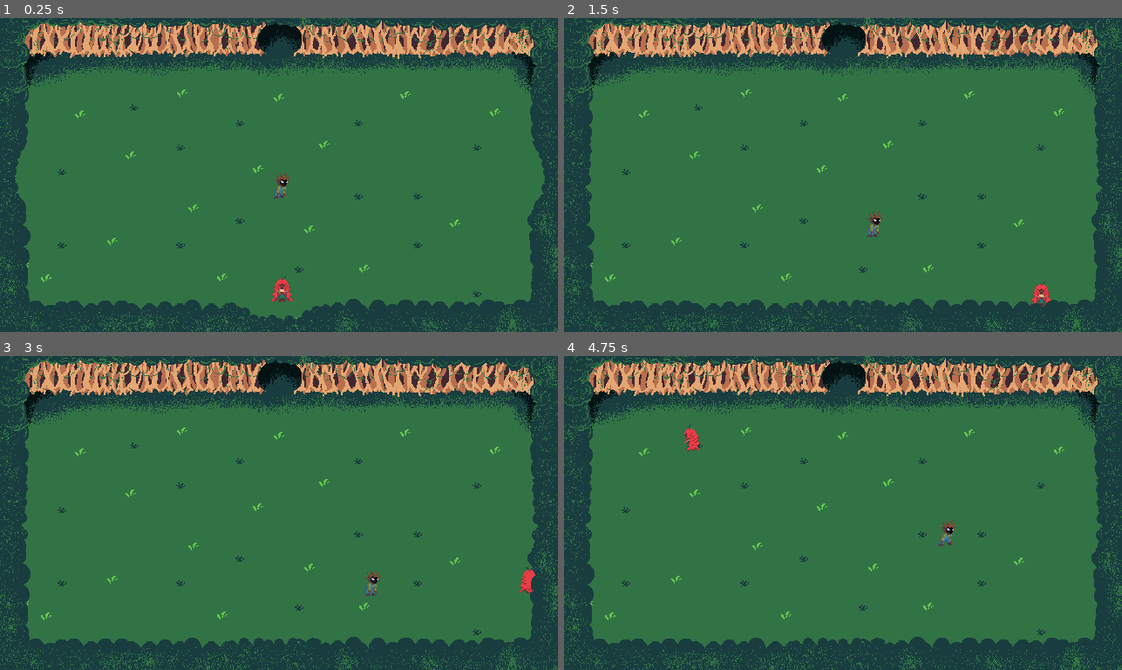
Above: before the commit, frames 1-4 (two rows, left to right).
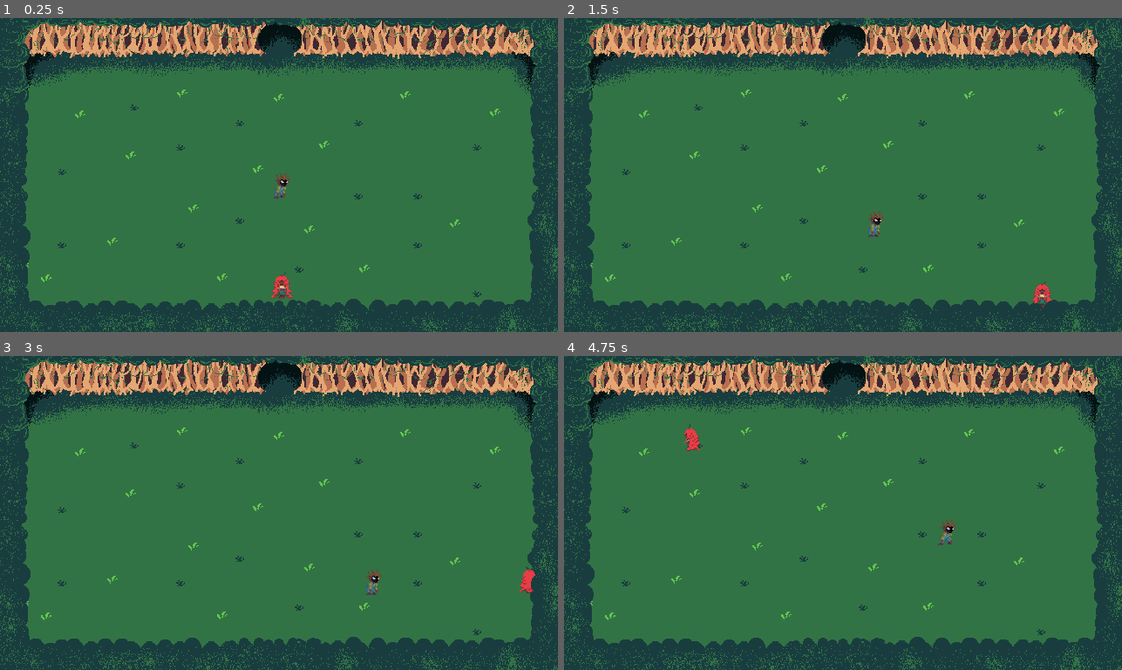
Above: after the commit, the same moments.

Repository: SamuelMTL/AmazonProject
Game: Godot game, scene res://scenes/Dungeons/dungeon.tscn
Same seed, same stepped clock (60 frames per second), same inputs: the game is played once before the commit and once after it. This scene is started directly instead of the project's main scene. Sound files missing from this copy of the repository are replaced by a short silence.
Inputs (mouse positions are in pixels of both pictures, inside the frame that each line leads up to):
- Up to frame 1 (0.25 s): no input
- Up to frame 2 (1.5 s): move the mouse to (965, 159) at 0.52 s; hold Right (ui_right) 0.53-1.28 s; tap R (BoitataPower) at 0.6 s; move the mouse to (731, 190) at 1.27 s; hold Down (ui_down) from 1.28 s (still down); tap Q (CurupiraPower) at 1.35 s
- Up to frame 3 (3 s): move the mouse to (334, 443) at 2.02 s; release Down (ui_down) at 2.03 s; hold Right (ui_right) 2.03-2.78 s; tap H (Habilidades) at 2.1 s; move the mouse to (251, 575) at 2.77 s; hold Up (ui_up) from 2.78 s (still down); tap E (IaraPower) at 2.85 s
- Up to frame 4 (4.75 s): move the mouse to (1010, 560) at 3.52 s; release Up (ui_up) at 3.53 s; hold Left (ui_left) from 3.53 s (still down); click (1010, 560) at 3.6 s; move the mouse to (675, 465) at 4.27 s; tap Space (dash) at 4.35 s

The runs differ from the first frame. In frame 1, 1.2% of the frame differs, in the area x 1-99%, y 1-99%; in frame 2, 0.2%; in frame 3, 0.1%; in frame 4, 0.1%.

Commit message:
lógica de portas abrirem qnd o inimigo for morto

Diff:
--- a/amazonproject/Scenes/Dungeons/MataDaTerraFirme/DungeonRoomMTF.tscn
+++ b/amazonproject/Scenes/Dungeons/MataDaTerraFirme/DungeonRoomMTF.tscn
@@ -51,6 +51,26 @@
 atlas = ExtResource("3_ju5qh")
 region = Rect2(0, 0, 640, 64)
 
+[sub_resource type="AtlasTexture" id="AtlasTexture_qfgow"]
+atlas = ExtResource("3_ju5qh")
+region = Rect2(0, 0, 640, 64)
+
+[sub_resource type="AtlasTexture" id="AtlasTexture_lfhn1"]
+atlas = ExtResource("3_ju5qh")
+region = Rect2(640, 0, 640, 64)
+
+[sub_resource type="AtlasTexture" id="AtlasTexture_3aywm"]
+atlas = ExtResource("3_ju5qh")
+region = Rect2(1280, 0, 640, 64)
+
+[sub_resource type="AtlasTexture" id="AtlasTexture_ffygr"]
+atlas = ExtResource("3_ju5qh")
+region = Rect2(1920, 0, 640, 64)
+
+[sub_resource type="AtlasTexture" id="AtlasTexture_eer0o"]
+atlas = ExtResource("3_ju5qh")
+region = Rect2(2560, 0, 640, 64)
+
 [sub_resource type="SpriteFrames" id="SpriteFrames_ukau3"]
 animations = [{
 "frames": [{
@@ -70,7 +90,27 @@
 "texture": SubResource("AtlasTexture_5tbc7")
 }],
 "loop": false,
-"name": &"bottomDoor",
+"name": &"close",
+"speed": 5.0
+}, {
+"frames": [{
+"duration": 1.0,
+"texture": SubResource("AtlasTexture_qfgow")
+}, {
+"duration": 1.0,
+"texture": SubResource("AtlasTexture_lfhn1")
+}, {
+"duration": 1.0,
+"texture": SubResource("AtlasTexture_3aywm")
+}, {
+"duration": 1.0,
+"texture": SubResource("AtlasTexture_ffygr")
+}, {
+"duration": 1.0,
+"texture": SubResource("AtlasTexture_eer0o")
+}],
+"loop": false,
+"name": &"open",
 "speed": 5.0
 }]
 
@@ -93,6 +133,26 @@
 [sub_resource type="AtlasTexture" id="AtlasTexture_2l5yg"]
 atlas = ExtResource("4_dx2im")
 region = Rect2(0, 0, 64, 320)
+
+[sub_resource type="AtlasTexture" id="AtlasTexture_jl863"]
+atlas = ExtResource("4_dx2im")
+region = Rect2(0, 0, 64, 320)
+
+[sub_resource type="AtlasTexture" id="AtlasTexture_2elm6"]
+atlas = ExtResource("4_dx2im")
+region = Rect2(64, 0, 64, 320)
+
+[sub_resource type="AtlasTexture" id="AtlasTexture_yiiup"]
+atlas = ExtResource("4_dx2im")
+region = Rect2(128, 0, 64, 320)
+
+[sub_resource type="AtlasTexture" id="AtlasTexture_g43rm"]
+atlas = ExtResource("4_dx2im")
+region = Rect2(192, 0, 64, 320)
+
+[sub_resource type="AtlasTexture" id="AtlasTexture_ojvje"]
+atlas = ExtResource("4_dx2im")
+region = Rect2(256, 0, 64, 320)
 
 [sub_resource type="SpriteFrames" id="SpriteFrames_fkc7x"]
 animations = [{
@@ -113,7 +173,27 @@
 "texture": SubResource("AtlasTexture_2l5yg")
 }],
 "loop": false,
-"name": &"leftDoor",
+"name": &"close",
+"speed": 5.0
+}, {
+"frames": [{
+"duration": 1.0,
+"texture": SubResource("AtlasTexture_jl863")
+}, {
+"duration": 1.0,
+"texture": SubResource("AtlasTexture_2elm6")
+}, {
+"duration": 1.0,
+"texture": SubResource("AtlasTexture_yiiup")
+}, {
+"duration": 1.0,
+"texture": SubResource("AtlasTexture_g43rm")
+}, {
+"duration": 1.0,
+"texture": SubResource("AtlasTexture_ojvje")
+}],
+"loop": false,
+"name": &"open",
 "speed": 5.0
 }]
 
@@ -136,6 +216,26 @@
 [sub_resource type="AtlasTexture" id="AtlasTexture_u5u3a"]
 atlas = ExtResource("5_qvjs7")
 region = Rect2(0, 0, 64, 320)
+
+[sub_resource type="AtlasTexture" id="AtlasTexture_4t4p8"]
+atlas = ExtResource("5_qvjs7")
+region = Rect2(0, 0, 64, 320)
+
+[sub_resource type="AtlasTexture" id="AtlasTexture_6r8y5"]
+atlas = ExtResource("5_qvjs7")
+region = Rect2(64, 0, 64, 320)
+
+[sub_resource type="AtlasTexture" id="AtlasTexture_kqaa8"]
+atlas = ExtResource("5_qvjs7")
+region = Rect2(128, 0, 64, 320)
+
+[sub_resource type="AtlasTexture" id="AtlasTexture_wgeru"]
+atlas = ExtResource("5_qvjs7")
+region = Rect2(192, 0, 64, 320)
+
+[sub_resource type="AtlasTexture" id="AtlasTexture_w6ie6"]
+atlas = ExtResource("5_qvjs7")
+region = Rect2(256, 0, 64, 320)
 
 [sub_resource type="SpriteFrames" id="SpriteFrames_gklcn"]
 animations = [{
@@ -156,9 +256,32 @@
 "texture": SubResource("AtlasTexture_u5u3a")
 }],
 "loop": false,
-"name": &"rightDoor",
+"name": &"close",
+"speed": 5.0
+}, {
+"frames": [{
+"duration": 1.0,
+"texture": SubResource("AtlasTexture_4t4p8")
+}, {
+"duration": 1.0,
+"texture": SubResource("AtlasTexture_6r8y5")
+}, {
+"duration": 1.0,
+"texture": SubResource("AtlasTexture_kqaa8")
+}, {
+"duration": 1.0,
+"texture": SubResource("AtlasTexture_wgeru")
+}, {
+"duration": 1.0,
+"texture": SubResource("AtlasTexture_w6ie6")
+}],
+"loop": true,
+"name": &"open",
 "speed": 5.0
 }]
+
+[sub_resource type="RectangleShape2D" id="RectangleShape2D_x4q77"]
+size = Vector2(639, 359)
 
 [node name="DungeonRoomMtf" type="Node2D"]
 script = ExtResource("1_45ccn")
@@ -266,18 +389,22 @@
 position = Vector2(321, 323)
 scale = Vector2(1.00312, 1.125)
 sprite_frames = SubResource("SpriteFrames_ukau3")
-animation = &"bottomDoor"
+animation = &"open"
 
 [node name="LeftDoor" type="AnimatedSprite2D" parent="."]
 position = Vector2(32.5, 180)
 scale = Vector2(0.984375, 1.125)
 sprite_frames = SubResource("SpriteFrames_fkc7x")
-animation = &"leftDoor"
-frame = 4
-frame_progress = 1.0
+animation = &"open"
 
 [node name="RightDoor" type="AnimatedSprite2D" parent="."]
 position = Vector2(609, 181)
 scale = Vector2(1, 1.12188)
 sprite_frames = SubResource("SpriteFrames_gklcn")
-animation = &"rightDoor"
+animation = &"open"
+
+[node name="Area2D" type="Area2D" parent="."]
+
+[node name="CollisionShape2D" type="CollisionShape2D" parent="Area2D"]
+position = Vector2(320.5, 180.5)
+shape = SubResource("RectangleShape2D_x4q77")
--- a/amazonproject/Scenes/Dungeons/MataDaTerraFirme/dungeon_room_mtf.gd
+++ b/amazonproject/Scenes/Dungeons/MataDaTerraFirme/dungeon_room_mtf.gd
@@ -1,3 +1,11 @@
 extends Node2D
 
-@onready var animations = $AnimatedSprite2D
+var room_id = 0
+var dungeon_controller = null
+
+func _ready():
+	$Area2D.body_entered.connect(_on_player_enter_room)
+
+func _on_player_enter_room(body):
+	if body.name == "Player":
+		dungeon_controller.player_entered_room(room_id)
--- a/amazonproject/inimigoteste.gd
+++ b/amazonproject/inimigoteste.gd
@@ -11,6 +11,9 @@
 
 var knockback_velocity: Vector2 = Vector2.ZERO
 var knockback_time: float = 0.0
+var room_id = 0
+
+signal died(room_id)
 
 @onready var sprites = $Sprite2D
 @onready var player = get_tree().get_first_node_in_group("Player")
@@ -89,6 +92,7 @@
 
 func die():
 	drop_item("espantalho")
+	emit_signal("died", room_id)
 	queue_free()
 	Global.enemy_counter -= 1
 
--- a/amazonproject/scripts/new_dungeon_generator.gd
+++ b/amazonproject/scripts/new_dungeon_generator.gd
@@ -8,6 +8,10 @@
 var room_scene = preload("res://Scenes/Dungeons/MataDaTerraFirme/DungeonRoomMTF.tscn")
 var inimigo = preload("res://inimigoteste.tscn")
 
+var enemies_room = {}
+var room_num = 0
+var rooms = {}  # salva cada sala instanciada
+
 func _ready():
 	generate_dungeon()
 	build_dungeon()
@@ -16,6 +20,8 @@
 func _process(delta: float) -> void:
 	if Global.enemy_counter == 0:
 		boss_room()
+
+
 
 func generate_dungeon():
 	var size = 3
@@ -96,24 +102,31 @@
 	var left_animations = room.get_node("LeftDoor")
 	var right_animations = room.get_node("RightDoor")
 
+	room_num += 1
+	enemies_room[room_num] = 1  # sala começa com 1 inimigo
+	room.room_id = room_num
+
 	spawn_enemy(room)
+
+	room.dungeon_controller = self
+	rooms[room_num] = room
 	# Configuração das colisões das portas e paredes
 	# Se há uma sala no topo, desativa a parede e ativa a porta, senão, mantém fechada
-	room.get_node("Top/CollisionShape2D").disabled = has_top
+	room.get_node("Top/CollisionShape2D").disabled = false
 
 	# Configuração para a parede e porta da esquerda
-	room.get_node("Left/CollisionShape2D").disabled = has_left
+	room.get_node("Left/CollisionShape2D").disabled = false
 
 	# Configuração para a parede e porta da direita
-	room.get_node("Right/CollisionShape2D").disabled = has_right
+	room.get_node("Right/CollisionShape2D").disabled = false
 
 	# Tratamento especial para a primeira sala
 	if is_first_room:
-
-		room.get_node("Top/CollisionShape2D").disabled = has_top
-		room.get_node("Left/CollisionShape2D").disabled = has_left
-		room.get_node("Right/CollisionShape2D").disabled = has_right
-		room.get_node("Bottom/CollisionShape2D").disabled = true
+		room.get_node("Area2D/CollisionShape2D").disabled = true
+		room.get_node("Top/CollisionShape2D").disabled = false
+		room.get_node("Left/CollisionShape2D").disabled = false
+		room.get_node("Right/CollisionShape2D").disabled = false
+		room.get_node("Bottom/CollisionShape2D").disabled = false
 		bottom_animations.play("bottomDoor")
 		left_animations.play("leftDoor")
 		right_animations.play("rightDoor")
@@ -188,8 +201,50 @@
 	var enemy = inimigo.instantiate()
 	add_child(enemy)
 	enemy.position = room.position + Vector2(320, 180) # centro aproximado da sala
+	enemy.room_id = room.room_id
 	Global.enemy_counter += 1
+	enemy.connect("died", Callable(self, "enemy_died"))
 	print("Inimigo spawnado em: ", enemy.position, " | total inimigos: ", Global.enemy_counter)
 
 func boss_room():
 	get_tree().change_scene_to_file("res://Scenes/Dungeons/MataDaTerraFirme/BossRoom.tscn")
+
+func enemy_died(room_id):
+	print("Enemy died in room:", room_id)
+	print("enemies_room keys:", enemies_room.keys())
+
+	enemies_room[room_id] -= 1
+
+	if enemies_room[room_id] <= 0:
+		open_doors_of_room(room_id)
+
+func open_doors_of_room(room_id):
+	var room = rooms[room_id]
+
+	room.get_node("Top/CollisionShape2D").disabled = true
+	room.get_node("Bottom/CollisionShape2D").disabled = true
+	room.get_node("Left/CollisionShape2D").disabled = true
+	room.get_node("Right/CollisionShape2D").disabled = true
+
+	#room.get_node("TopDoorAnimation").play("open")
+	room.get_node("BottomDoor").play("open")
+	room.get_node("LeftDoor").play("open")
+	room.get_node("RightDoor").play("open")
+
+func close_doors_of_room(room_id):
+	var room = rooms[room_id]
+
+	# Fechar colisões
+	room.get_node("Top/CollisionShape2D").disabled = false
+	room.get_node("Bottom/CollisionShape2D").disabled = false
+	room.get_node("Left/CollisionShape2D").disabled = false
+	room.get_node("Right/CollisionShape2D").disabled = false
+
+	# Animar fechamento (se tiver animação)
+	#room.get_node("TopDoor").play("close")
+	room.get_node("BottomDoor").play("close")
+	room.get_node("LeftDoor").play("close")
+	room.get_node("RightDoor").play("close")
+
+func player_entered_room(room_id):
+	close_doors_of_room(room_id)
Not shown: 1 places in amazonproject/Scenes/Dungeons/MataDaTerraFirme/DungeonRoomMTF.tscn that only renumber resources
